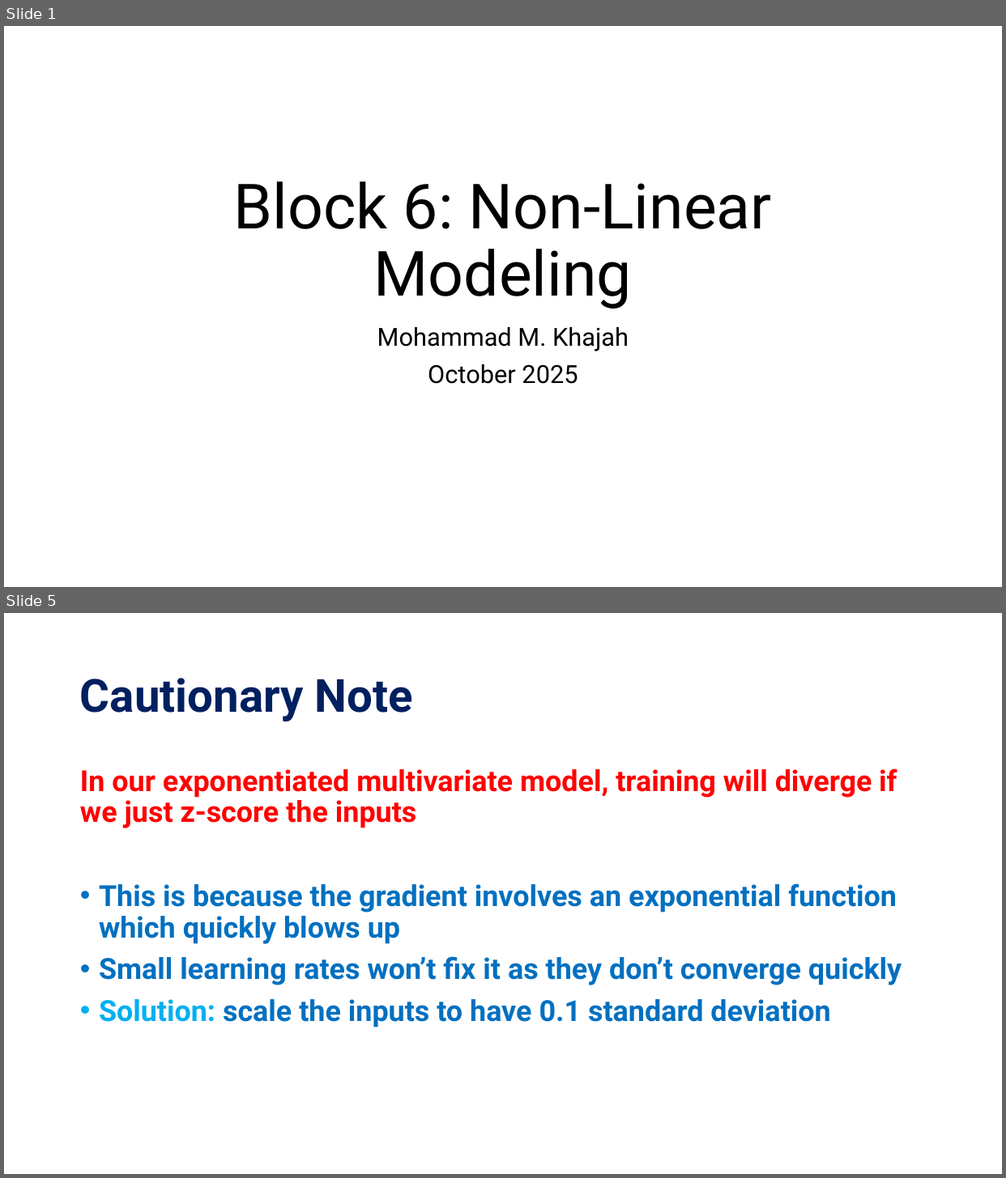
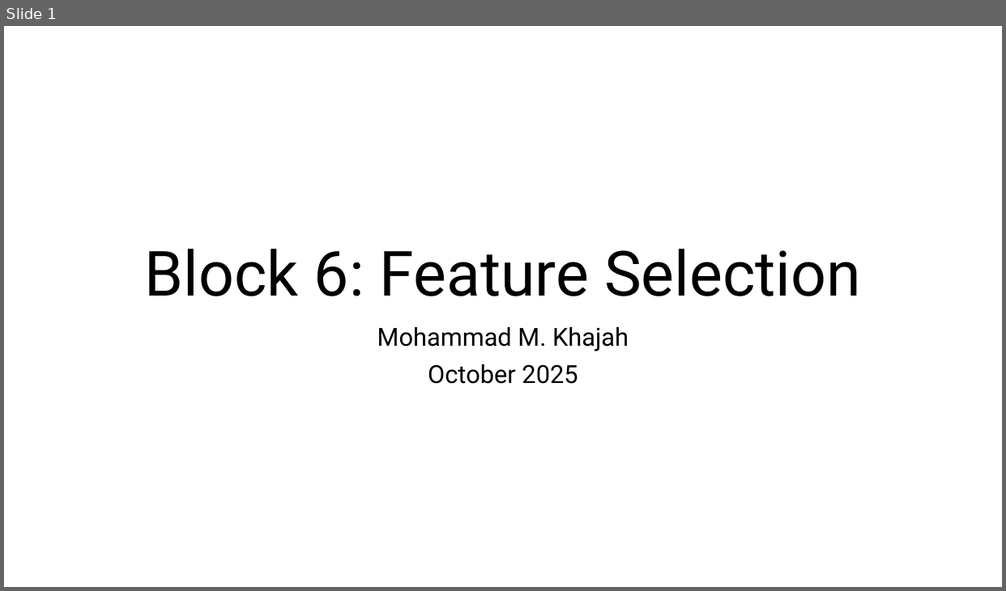
Before and after one commit to KISRDevelopment/python-ml-2025, a slide deck: slides/block6.pptx. Shown one above the other, each under a label of ours: slides 1 and 5 before the commit, slide 1 after it; the slides between them are not shown. The pictures are 1006x1178 and 1006x591 pixels, drawn with LibreOffice and Linux fonts; fonts in the diff are those of the drawing. Boxes give left, top, right and bottom in pixels: in the first picture for what was removed or moved away, otherwise in the second. Text is boxed around its words. In the diff, an @@ line names an element or a change of style, - is before the commit and + after.

Commit message:
add slides for block 6

```diff
--- a/slides/block6.pptx
+++ b/slides/block6.pptx
@@ slide 5 removed at [4,613,1002,1174], background #FFFFFF @@
@@ title removed at [80,678,413,722] @@
-Cautionary Note
@@ text removed at [80,769,901,1028] @@
-In our exponentiated multivariate model, training will diverge if we just z-score the inputs
-• This is because the gradient involves an exponential function which quickly blows up
-• Small learning rates won’t fix it as they don’t converge quickly
-• Solution: scale the inputs to have 0.1 standard deviation
@@ slide 1 changed as well @@
@@ title at [145,249,861,297]: text changed @@
-Block 6: Non-Linear Modeling
+Block 6: Feature Selection
```
Also in this commit, not shown: 1 other slide changed, 10 slides added, 3 other slides removed, 2 other files.
